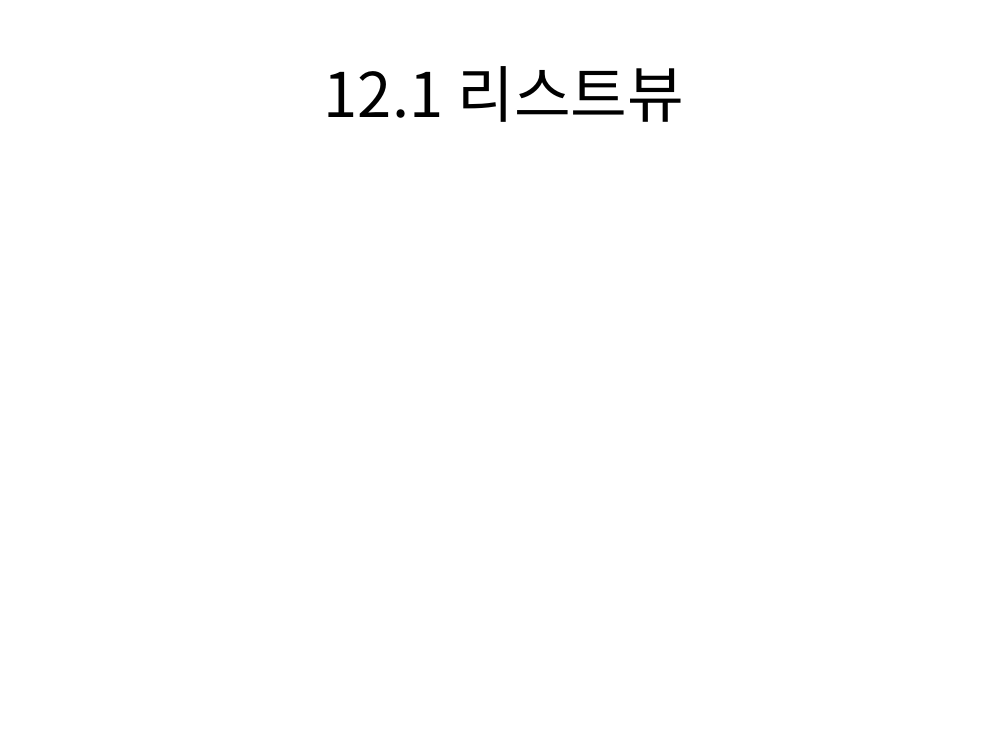
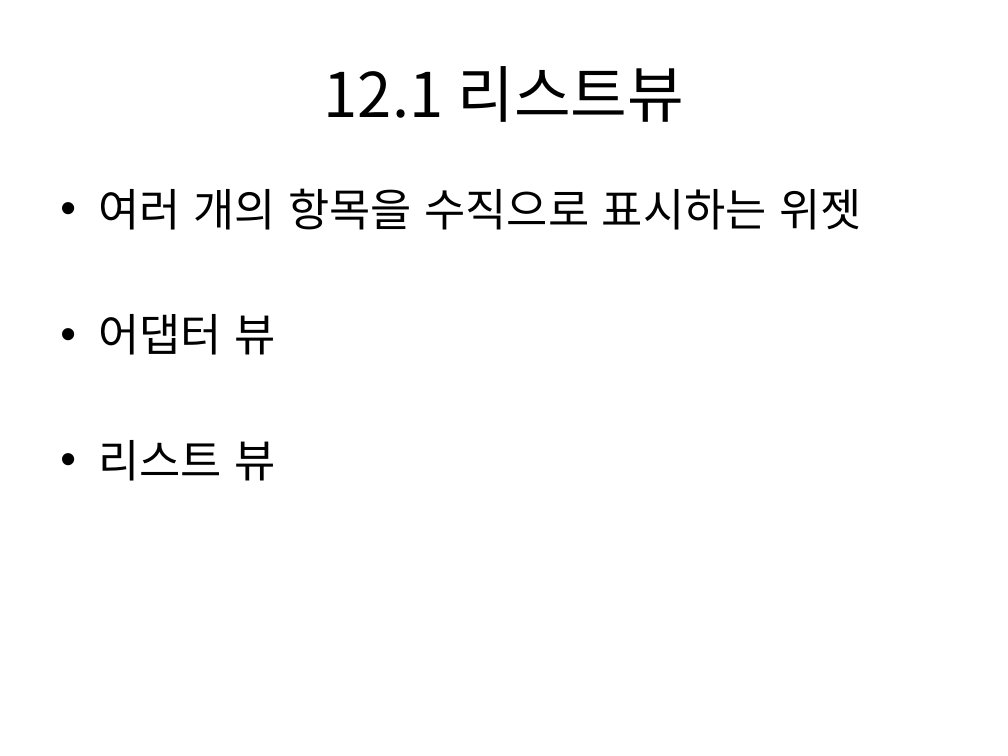
Before and after one commit to dummyFirst/NHK_Japanese, a slide deck: slide 2 of Android/안드로이드 프로그래밍 정복/Chapter12 어댑터뷰.pptx. Drawn at 1008x756 pixels with LibreOffice and Linux fonts; fonts in the diff are those of the drawing. Boxes give left, top, right and bottom in pixels: in the first picture for what was removed or moved away, otherwise in the second. Text is boxed around its words. In the diff, an @@ line names an element or a change of style, - is before the commit and + after.

Commit message:
Add 리스트뷰

```diff
--- a/Android/안드로이드 프로그래밍 정복/Chapter12 어댑터뷰.pptx
+++ b/Android/안드로이드 프로그래밍 정복/Chapter12 어댑터뷰.pptx
@@ text added at [98, 188, 861, 481], 32 pt, text #000000 @@
+• 여러 개의 항목을 수직으로 표시하는 위젯
+• 어댑터 뷰
+• 리스트 뷰
```
Also in this commit, not shown: 4 other slides changed, 5 slides added.
